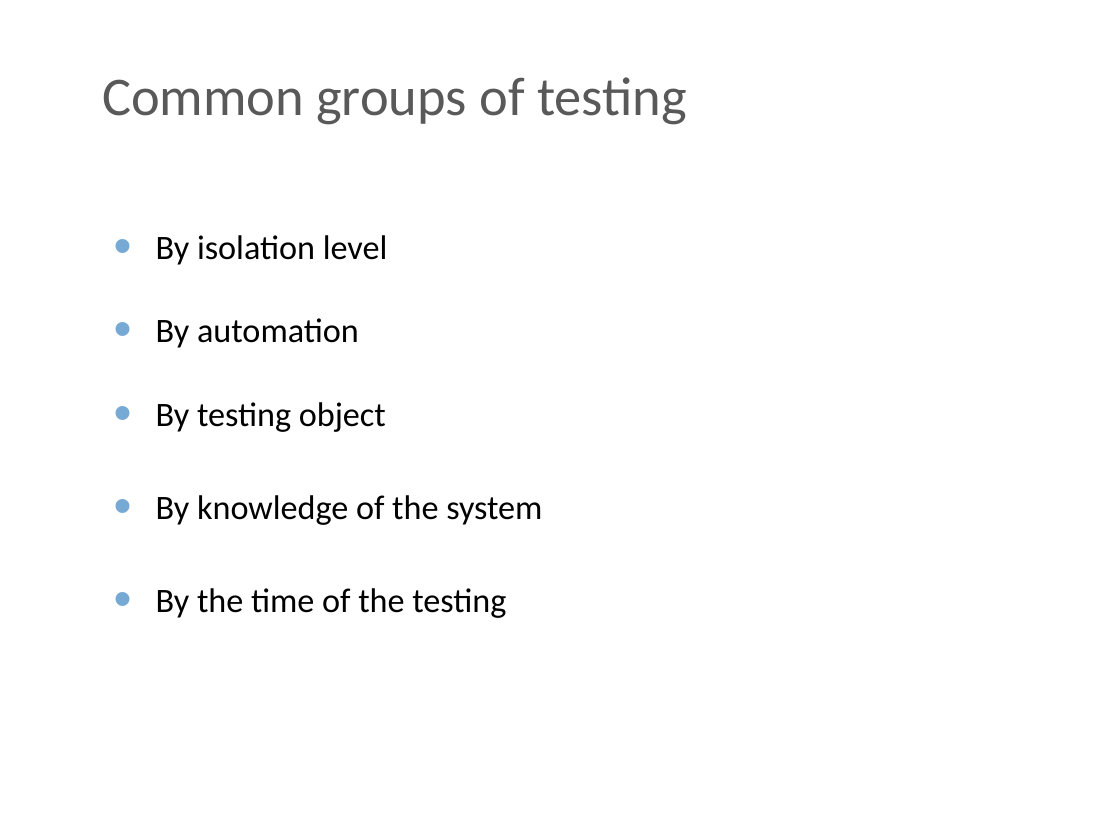
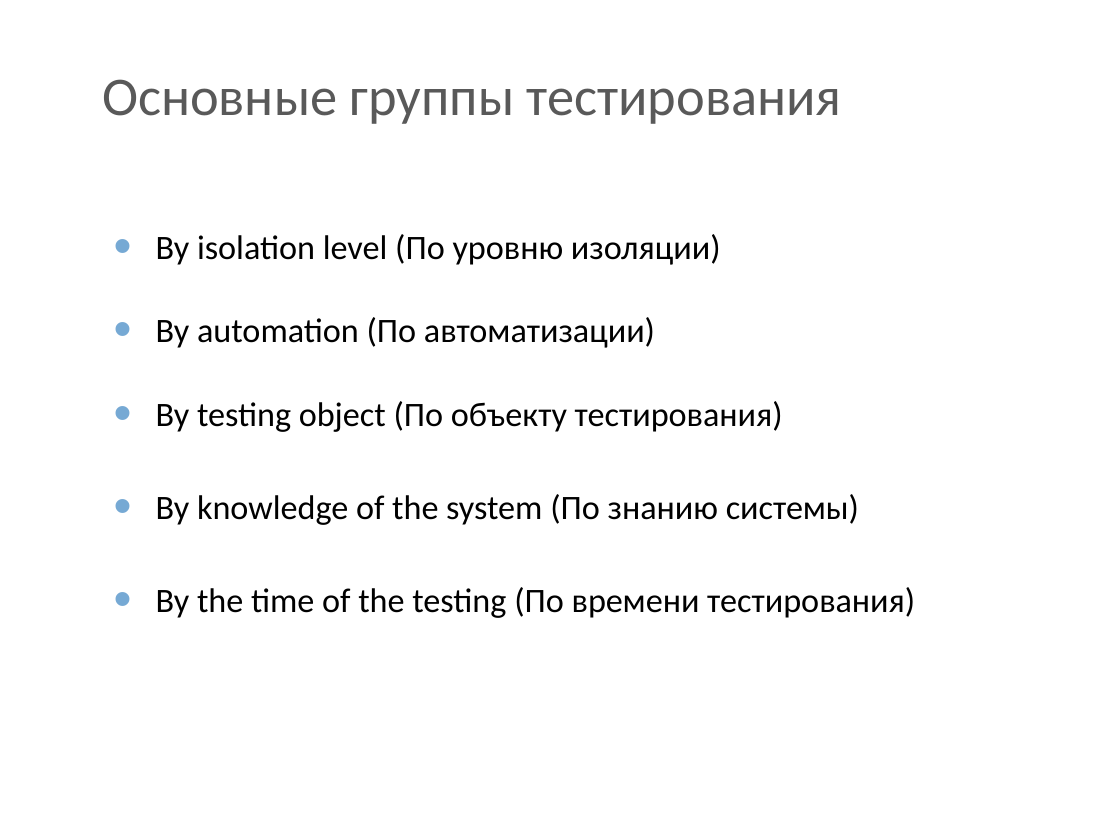
Before and after one commit to BigRacer/swtesting, a slide deck: slide 3 of 2.Testing_types/Testing types.pptx. Drawn at 1120x840 pixels with LibreOffice and Linux fonts; fonts in the diff are those of the drawing; background and template pictures are left out. Boxes give left, top, right and bottom in pixels: in the first picture for what was removed or moved away, otherwise in the second. Text is boxed around its words. In the diff, an @@ line names an element or a change of style, - is before the commit and + after.

```diff
--- a/2.Testing_types/Testing types.pptx
+++ b/2.Testing_types/Testing types.pptx
@@ text at (102, 79, 842, 124): text changed @@
-Common groups of testing
+Основные группы тестирования
@@ text at (156, 234, 721, 265): text changed @@
-• By isolation level
+• By isolation level (По уровню изоляции)
@@ text at (156, 317, 655, 348): text changed @@
-• By automation
+• By automation (По автоматизации)
@@ text at (156, 401, 783, 432): text changed @@
-• By testing object
+• By testing object (По объекту тестирования)
@@ text at (156, 494, 859, 525): text changed @@
-• By knowledge of the system
+• By knowledge of the system (По знанию системы)
@@ text at (156, 587, 915, 618): text changed @@
-• By the time of the testing
+• By the time of the testing (По времени тестирования)
```
Also in this commit, not shown: 7 other slides changed, 5 slides added, 5 slides removed.
